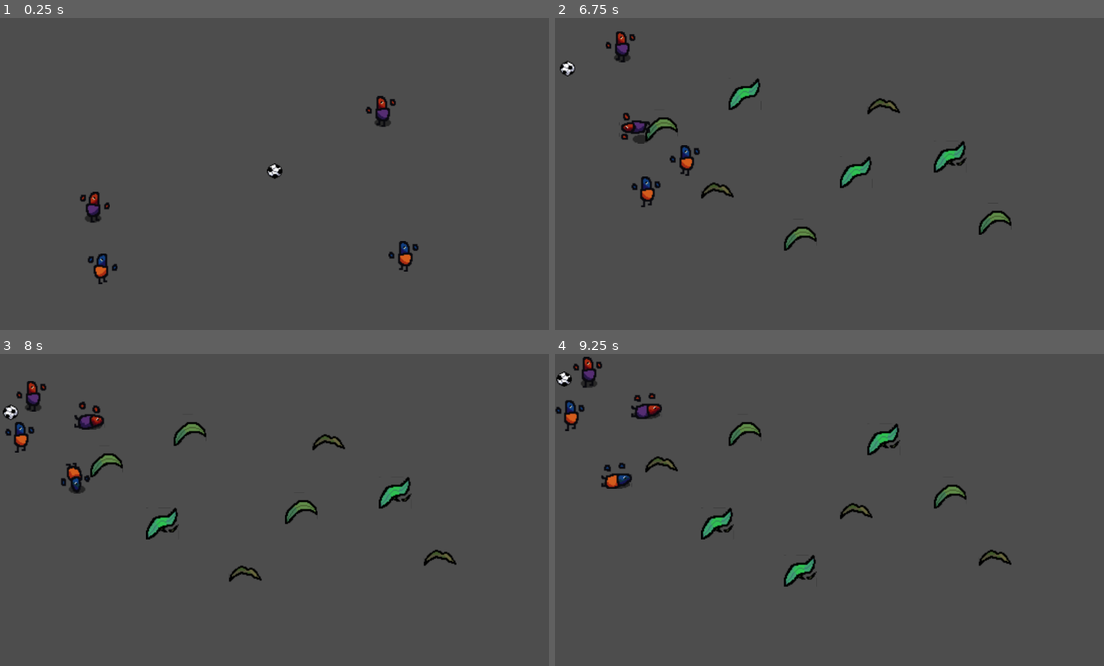
Above: before the commit, frames 1-4 (two rows, left to right).
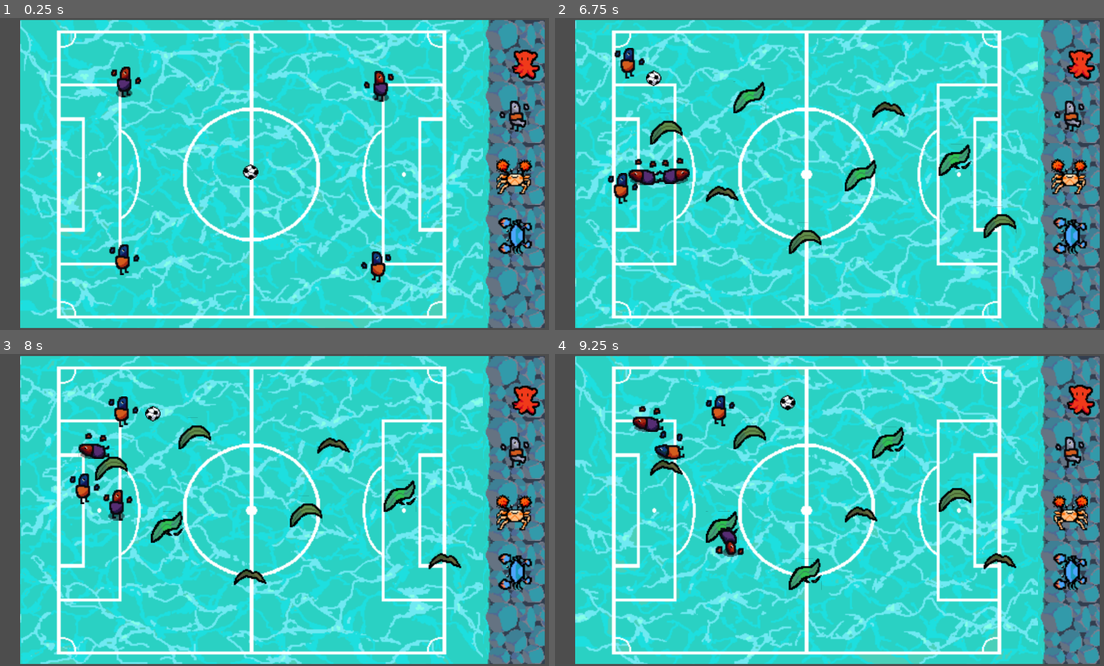
Above: after the commit, the same moments.

Repository: pavenpaven/fishsoccer
Game: Godot game, scene res://Scenes/field.tscn
The game is run twice, just before and just after one commit, with the same random seed, the same clock (stepped at 60 frames per second) and the same inputs.
Inputs (mouse positions are in pixels of both pictures, inside the frame that each line leads up to):
- Up to frame 1 (0.25 s): no input
- Up to frame 2 (6.75 s): move the mouse to (955, 158) at 0.52 s; click (955, 158) at 0.67 s; drag from (719, 189) to (950, 155) at 1.27 s; move the mouse to (889, 105) at 2.02 s; click (889, 105) at 2.17 s; drag from (807, 236) to (719, 186) at 2.77 s; move the mouse to (999, 220) at 3.52 s; click (999, 220) at 3.67 s; drag from (664, 127) to (884, 102) at 4.27 s; move the mouse to (862, 174) at 5.02 s; click (862, 174) at 5.17 s; drag from (747, 96) to (802, 233) at 5.77 s; move the mouse to (955, 158) at 6.52 s; click (955, 158) at 6.67 s
- Up to frame 3 (8 s): drag from (164, 525) to (104, 460) at 7.27 s
- Up to frame 4 (9.25 s): move the mouse to (889, 441) at 8.02 s; click (889, 441) at 8.17 s; drag from (807, 572) to (747, 428) at 8.77 s

The runs differ from the first frame. In frame 1, 94% of the frame differs, in the area x 3-100%, y 0-100%; in frame 2, 94%; in frame 3, 94%; in frame 4, 94%, in the area x 0-100%, y 0-100%.
Error after the commit: Invalid call. Nonexistent function 'seagrassed' in base 'StaticBody2D'. (res://Scripts/seagrass.gd:7)

Commit message:
added fish

Diff:
--- a/Scenes/field.tscn
+++ b/Scenes/field.tscn
@@ -1,15 +1,21 @@
-[gd_scene load_steps=8 format=3 uid="uid://dbhnvnrnbpmqf"]
+[gd_scene load_steps=35 format=3 uid="uid://dbhnvnrnbpmqf"]
 
 [ext_resource type="PackedScene" uid="uid://c76pmhb8fsdbd" path="res://Scenes/fotball_player.tscn" id="1_8juqs"]
-[ext_resource type="Script" uid="uid://g21mnyiy7rwy" path="res://Scripts/field.gd" id="1_s1lr2"]
+[ext_resource type="Script" uid="uid://5nsbxn11hdvh" path="res://Scripts/field.gd" id="1_s1lr2"]
+[ext_resource type="Texture2D" uid="uid://bbvgmq7iepekd" path="res://Assets/sitrock.PNG" id="2_fir65"]
 [ext_resource type="PackedScene" uid="uid://dmk2buejfmaj3" path="res://Scenes/ball.tscn" id="2_s2mji"]
+[ext_resource type="Texture2D" uid="uid://bg2evo8i2h1pl" path="res://Assets/footballfield.png" id="3_s1lr2"]
+[ext_resource type="Texture2D" uid="uid://tug36ts145li" path="res://Assets/octopus.png" id="6_q1k20"]
+[ext_resource type="Texture2D" uid="uid://c5htn8yd56bj3" path="res://Assets/orangefishfan.PNG" id="7_cryvv"]
+[ext_resource type="Texture2D" uid="uid://blg2eri0jfkdn" path="res://Assets/pompomcrabsprite.PNG" id="8_he1kn"]
+[ext_resource type="Texture2D" uid="uid://c5pr7il87ir8q" path="res://Assets/bluecrabsprites.PNG" id="9_uhpha"]
 
 [sub_resource type="WorldBoundaryShape2D" id="WorldBoundaryShape2D_pkatj"]
 normal = Vector2(1, 0)
-distance = 7.0
+distance = 92.0
 
 [sub_resource type="WorldBoundaryShape2D" id="WorldBoundaryShape2D_8juqs"]
-distance = -649.0
+distance = -638.0
 
 [sub_resource type="WorldBoundaryShape2D" id="WorldBoundaryShape2D_s2mji"]
 normal = Vector2(-1, 0)
@@ -17,9 +23,198 @@
 [sub_resource type="WorldBoundaryShape2D" id="WorldBoundaryShape2D_bbyqf"]
 normal = Vector2(0.01574608, 0.999876)
 
+[sub_resource type="AtlasTexture" id="AtlasTexture_fir65"]
+atlas = ExtResource("3_s1lr2")
+region = Rect2(0, 0, 480, 320)
+
+[sub_resource type="AtlasTexture" id="AtlasTexture_fxj5q"]
+atlas = ExtResource("3_s1lr2")
+region = Rect2(0, 320, 480, 320)
+
+[sub_resource type="AtlasTexture" id="AtlasTexture_xvgtc"]
+atlas = ExtResource("3_s1lr2")
+region = Rect2(0, 640, 480, 320)
+
+[sub_resource type="SpriteFrames" id="SpriteFrames_kvtm8"]
+animations = [{
+"frames": [{
+"duration": 1.0,
+"texture": SubResource("AtlasTexture_fir65")
+}, {
+"duration": 1.0,
+"texture": SubResource("AtlasTexture_fxj5q")
+}, {
+"duration": 1.0,
+"texture": SubResource("AtlasTexture_xvgtc")
+}],
+"loop": true,
+"name": &"default",
+"speed": 2.0
+}]
+
+[sub_resource type="AtlasTexture" id="AtlasTexture_og6s1"]
+atlas = ExtResource("6_q1k20")
+region = Rect2(64, 0, 64, 64)
+
+[sub_resource type="AtlasTexture" id="AtlasTexture_eb2ue"]
+atlas = ExtResource("6_q1k20")
+region = Rect2(0, 64, 64, 64)
+
+[sub_resource type="AtlasTexture" id="AtlasTexture_3mg2h"]
+atlas = ExtResource("6_q1k20")
+region = Rect2(64, 64, 64, 64)
+
+[sub_resource type="AtlasTexture" id="AtlasTexture_wdvle"]
+atlas = ExtResource("6_q1k20")
+region = Rect2(128, 64, 64, 64)
+
+[sub_resource type="AtlasTexture" id="AtlasTexture_5t20c"]
+atlas = ExtResource("6_q1k20")
+region = Rect2(0, 0, 64, 64)
+
+[sub_resource type="AtlasTexture" id="AtlasTexture_3uadn"]
+atlas = ExtResource("6_q1k20")
+region = Rect2(128, 0, 64, 64)
+
+[sub_resource type="SpriteFrames" id="SpriteFrames_blw65"]
+animations = [{
+"frames": [{
+"duration": 1.0,
+"texture": SubResource("AtlasTexture_og6s1")
+}, {
+"duration": 1.0,
+"texture": SubResource("AtlasTexture_eb2ue")
+}],
+"loop": true,
+"name": &"armout",
+"speed": 5.0
+}, {
+"frames": [{
+"duration": 1.0,
+"texture": SubResource("AtlasTexture_3mg2h")
+}, {
+"duration": 1.0,
+"texture": SubResource("AtlasTexture_wdvle")
+}],
+"loop": true,
+"name": &"default",
+"speed": 5.0
+}, {
+"frames": [{
+"duration": 1.0,
+"texture": SubResource("AtlasTexture_5t20c")
+}, {
+"duration": 1.0,
+"texture": SubResource("AtlasTexture_3uadn")
+}],
+"loop": true,
+"name": &"seagrass",
+"speed": 5.0
+}]
+
+[sub_resource type="AtlasTexture" id="AtlasTexture_mchkl"]
+atlas = ExtResource("7_cryvv")
+region = Rect2(0, 0, 32, 32)
+
+[sub_resource type="AtlasTexture" id="AtlasTexture_p1bir"]
+atlas = ExtResource("7_cryvv")
+region = Rect2(32, 0, 32, 32)
+
+[sub_resource type="SpriteFrames" id="SpriteFrames_t3s6f"]
+animations = [{
+"frames": [{
+"duration": 1.0,
+"texture": SubResource("AtlasTexture_mchkl")
+}, {
+"duration": 1.0,
+"texture": SubResource("AtlasTexture_p1bir")
+}],
+"loop": true,
+"name": &"default",
+"speed": 5.0
+}]
+
+[sub_resource type="AtlasTexture" id="AtlasTexture_qf3c4"]
+atlas = ExtResource("8_he1kn")
+region = Rect2(0, 0, 32, 32)
+
+[sub_resource type="AtlasTexture" id="AtlasTexture_p2ds7"]
+atlas = ExtResource("8_he1kn")
+region = Rect2(32, 0, 32, 32)
+
+[sub_resource type="SpriteFrames" id="SpriteFrames_0856l"]
+animations = [{
+"frames": [{
+"duration": 1.0,
+"texture": SubResource("AtlasTexture_qf3c4")
+}, {
+"duration": 1.0,
+"texture": SubResource("AtlasTexture_p2ds7")
+}],
+"loop": true,
+"name": &"default",
+"speed": 5.0
+}]
+
+[sub_resource type="AtlasTexture" id="AtlasTexture_bthms"]
+atlas = ExtResource("9_uhpha")
+region = Rect2(0, 0, 32, 32)
+
+[sub_resource type="AtlasTexture" id="AtlasTexture_do7ap"]
+atlas = ExtResource("9_uhpha")
+region = Rect2(32, 0, 32, 32)
+
+[sub_resource type="AtlasTexture" id="AtlasTexture_u6h13"]
+atlas = ExtResource("9_uhpha")
+region = Rect2(64, 0, 32, 32)
+
+[sub_resource type="SpriteFrames" id="SpriteFrames_eecyo"]
+animations = [{
+"frames": [{
+"duration": 1.0,
+"texture": SubResource("AtlasTexture_bthms")
+}, {
+"duration": 1.0,
+"texture": SubResource("AtlasTexture_do7ap")
+}, {
+"duration": 1.0,
+"texture": SubResource("AtlasTexture_u6h13")
+}],
+"loop": true,
+"name": &"default",
+"speed": 5.0
+}]
+
 [node name="field" type="Node2D"]
 script = ExtResource("1_s1lr2")
 
+[node name="seats" type="Node" parent="."]
+
+[node name="Sprite2D" type="Sprite2D" parent="seats"]
+position = Vector2(565, 38)
+rotation = 1.5707964
+texture = ExtResource("2_fir65")
+
+[node name="Sprite2D2" type="Sprite2D" parent="seats"]
+position = Vector2(565, 102)
+rotation = 1.5707964
+texture = ExtResource("2_fir65")
+
+[node name="Sprite2D3" type="Sprite2D" parent="seats"]
+position = Vector2(565, 166)
+rotation = 1.5707964
+texture = ExtResource("2_fir65")
+
+[node name="Sprite2D4" type="Sprite2D" parent="seats"]
+position = Vector2(565, 230)
+rotation = 1.5707964
+texture = ExtResource("2_fir65")
+
+[node name="Sprite2D5" type="Sprite2D" parent="seats"]
+position = Vector2(565, 294)
+rotation = 1.5707964
+texture = ExtResource("2_fir65")
+
 [node name="worldboundary1" type="StaticBody2D" parent="."]
 
 [node name="CollisionShape2D" type="CollisionShape2D" parent="worldboundary1"]
@@ -28,39 +223,81 @@
 [node name="StaticBody2D" type="StaticBody2D" parent="."]
 
 [node name="CollisionShape2D" type="CollisionShape2D" parent="StaticBody2D"]
-position = Vector2(7, -320)
+position = Vector2(8, -324)
 shape = SubResource("WorldBoundaryShape2D_8juqs")
 
 [node name="StaticBody2D2" type="StaticBody2D" parent="."]
 
 [node name="CollisionShape2D" type="CollisionShape2D" parent="StaticBody2D2"]
-position = Vector2(583, 5)
+position = Vector2(494, 6)
 shape = SubResource("WorldBoundaryShape2D_s2mji")
 
 [node name="StaticBody2D3" type="StaticBody2D" parent="."]
+position = Vector2(7, -1)
 
 [node name="CollisionShape2D" type="CollisionShape2D" parent="StaticBody2D3"]
-position = Vector2(7, 5)
+position = Vector2(94, 19)
 shape = SubResource("WorldBoundaryShape2D_bbyqf")
 
 [node name="Camera2D" type="Camera2D" parent="."]
-position = Vector2(295.00003, 167)
-scale = Vector2(44.80721, 11989.085)
+position = Vector2(319.99997, 166)
 zoom = Vector2(2, 2)
 
 [node name="Ball" parent="." instance=ExtResource("2_s2mji")]
 position = Vector2(292, 164)
 
-[node name="FotballPlayer" parent="." instance=ExtResource("1_8juqs")]
-position = Vector2(101, 198)
+[node name="background" type="AnimatedSprite2D" parent="."]
+z_index = -5
+position = Vector2(293, 166)
+sprite_frames = SubResource("SpriteFrames_kvtm8")
+autoplay = "default"
+frame_progress = 0.17477226
+
+[node name="fotballplayers" type="Node" parent="."]
+
+[node name="FotballPlayer" parent="fotballplayers" instance=ExtResource("1_8juqs")]
+position = Vector2(158, 74)
 isorange = false
 
-[node name="FotballPlayer2" parent="." instance=ExtResource("1_8juqs")]
-position = Vector2(431, 255)
-
-[node name="FotballPlayer3" parent="." instance=ExtResource("1_8juqs")]
-position = Vector2(109, 269)
-
-[node name="FotballPlayer4" parent="." instance=ExtResource("1_8juqs")]
-position = Vector2(406, 98)
+[node name="FotballPlayer2" parent="fotballplayers" instance=ExtResource("1_8juqs")]
+position = Vector2(427, 259)
+
+[node name="FotballPlayer3" parent="fotballplayers" instance=ExtResource("1_8juqs")]
+position = Vector2(156, 258)
+
+[node name="FotballPlayer4" parent="fotballplayers" instance=ExtResource("1_8juqs")]
+position = Vector2(430, 72)
 isorange = false
+
+[node name="octopus" type="AnimatedSprite2D" parent="."]
+z_index = 1
+position = Vector2(562, 38)
+scale = Vector2(-1, 1)
+sprite_frames = SubResource("SpriteFrames_blw65")
+animation = &"seagrass"
+autoplay = "default"
+
+[node name="fishfan" type="AnimatedSprite2D" parent="."]
+z_index = 1
+position = Vector2(566, 106)
+scale = Vector2(-1, 1)
+sprite_frames = SubResource("SpriteFrames_t3s6f")
+autoplay = "default"
+frame_progress = 0.111549005
+
+[node name="pompomcrab" type="AnimatedSprite2D" parent="."]
+z_index = 1
+position = Vector2(566, 169)
+scale = Vector2(1.2, 1.2)
+sprite_frames = SubResource("SpriteFrames_0856l")
+autoplay = "default"
+frame_progress = 0.79162043
+
+[node name="bluecrab" type="AnimatedSprite2D" parent="."]
+z_index = 1
+position = Vector2(567, 229.99998)
+rotation = -1.5707964
+scale = Vector2(1.2, 1.2)
+sprite_frames = SubResource("SpriteFrames_eecyo")
+autoplay = "default"
+frame_progress = 0.66310775
--- a/Scenes/fotball_player.tscn
+++ b/Scenes/fotball_player.tscn
@@ -1,10 +1,11 @@
-[gd_scene load_steps=28 format=3 uid="uid://c76pmhb8fsdbd"]
+[gd_scene load_steps=31 format=3 uid="uid://c76pmhb8fsdbd"]
 
 [ext_resource type="Texture2D" uid="uid://cn3jb10nnm85w" path="res://Assets/pixilart-sprite.png" id="1_ikyhy"]
-[ext_resource type="Script" uid="uid://c4hnibniv14h1" path="res://Scripts/player.gd" id="2_vyhx5"]
-[ext_resource type="Texture2D" uid="uid://bhdewblcduxfn" path="res://Assets/fishrooll.png" id="3_pnvnn"]
+[ext_resource type="Script" uid="uid://d0xgcrswic3wx" path="res://Scripts/player.gd" id="2_vyhx5"]
+[ext_resource type="Texture2D" uid="uid://6eq1ytaqaump" path="res://Assets/fishrooll.png" id="3_pnvnn"]
 [ext_resource type="Texture2D" uid="uid://c3lc6s7l8qc3a" path="res://Assets/fishnaldo_andra.png" id="4_slnvg"]
 [ext_resource type="Texture2D" uid="uid://vtdcmu7aks5a" path="res://Assets/fishrooll_andra.png" id="5_oyug6"]
+[ext_resource type="Texture2D" uid="uid://c5htn8yd56bj3" path="res://Assets/orangefishfan.PNG" id="6_oyug6"]
 
 [sub_resource type="CircleShape2D" id="CircleShape2D_vyhx5"]
 
@@ -88,6 +89,14 @@
 atlas = ExtResource("5_oyug6")
 region = Rect2(224, 0, 32, 32)
 
+[sub_resource type="AtlasTexture" id="AtlasTexture_gwkmj"]
+atlas = ExtResource("6_oyug6")
+region = Rect2(0, 0, 32, 32)
+
+[sub_resource type="AtlasTexture" id="AtlasTexture_vo5ko"]
+atlas = ExtResource("6_oyug6")
+region = Rect2(32, 0, 32, 32)
+
 [sub_resource type="SpriteFrames" id="SpriteFrames_0g5x3"]
 animations = [{
 "frames": [{
@@ -169,18 +178,28 @@
 "loop": false,
 "name": &"pfall",
 "speed": 5.0
+}, {
+"frames": [{
+"duration": 1.0,
+"texture": SubResource("AtlasTexture_gwkmj")
+}, {
+"duration": 1.0,
+"texture": SubResource("AtlasTexture_vo5ko")
+}],
+"loop": true,
+"name": &"placeholder",
+"speed": 5.0
 }]
 
 [node name="FotballPlayer" type="CharacterBody2D"]
 script = ExtResource("2_vyhx5")
 
 [node name="CollisionShape2D" type="CollisionShape2D" parent="."]
-scale = Vector2(1.5428697, 1.4866786)
 shape = SubResource("CircleShape2D_vyhx5")
 
 [node name="animation" type="AnimatedSprite2D" parent="."]
 sprite_frames = SubResource("SpriteFrames_0g5x3")
-animation = &"pfall"
+animation = &"placeholder"
 autoplay = "odefault"
 
 [node name="Timer" type="Timer" parent="."]
--- a/Scripts/field.gd
+++ b/Scripts/field.gd
@@ -6,6 +6,6 @@
 			var scene = load("res://Scenes/seagrass.tscn")
 			var instance = scene.instantiate()
 			add_child(instance)
-			instance.position = (event.position + Vector2(5,5)) / 2
+			instance.position = (event.position + Vector2(65,10)) / 2
 			print(instance.position)
 			print("added instance")
--- a/Scripts/player.gd
+++ b/Scripts/player.gd
@@ -8,9 +8,10 @@
 @export var seagrassstun = 2.0
 @export var unprecissionshot = 30.0
 @export var isorange         = true
-@export var aitan            = 2
-@export var behindball       = 60
+@export var aitan            = 1
+@export var behindball       = 20
 @export var sideball         = 200
+@export var aidebug			 = false
 var is_player = true
 var is_ball   = false
 var animation = null
@@ -37,6 +38,7 @@
 	return Vector2(-v.y, v.x)
 
 func ai():
+	var center = position #+ Vector2(16, 16)
 	var target
 	if isorange:
 		target = Globals.ogoal
@@ -45,8 +47,8 @@
 
 	var dir = (target - Globals.ball_pos).normalized()
 
-	var xalg = rot(dir).dot(position - Globals.ball_pos)
-	var yalg = dir.dot(position - Globals.ball_pos)
+	var xalg = rot(dir).dot(center - Globals.ball_pos)
+	var yalg = dir.dot(center - Globals.ball_pos)
 
 	if xalg == 0:
 		return Vector2(0,0)
@@ -54,11 +56,15 @@
 	var prop = yalg / abs(xalg)
 
 	if prop < -aitan: # this case is when player is behind ball
-		return Globals.ball_pos - position
-	elif prop > aitan:  # this cas is when player is infornt of ball
-		return (Globals.ball_pos + rot(dir) * sign(xalg) * sideball - position)
-	else: # this case is when player is to the front of ball
-		return (Globals.ball_pos - behindball*dir.normalized() - position)
+		if aidebug:
+			animation.animation="odefault"
+		return Globals.ball_pos - center
+	elif prop > aitan:  # this cas is when player is infront of ball
+		return (Globals.ball_pos + rot(dir) * sign(xalg) * sideball - center)
+	else: # this case is when player is beside the ball
+		if aidebug:
+			animation.animation="placeholder"
+		return (Globals.ball_pos - behindball*dir.normalized() - center)
 
 func _physics_process(delta):
 	if not is_down:
